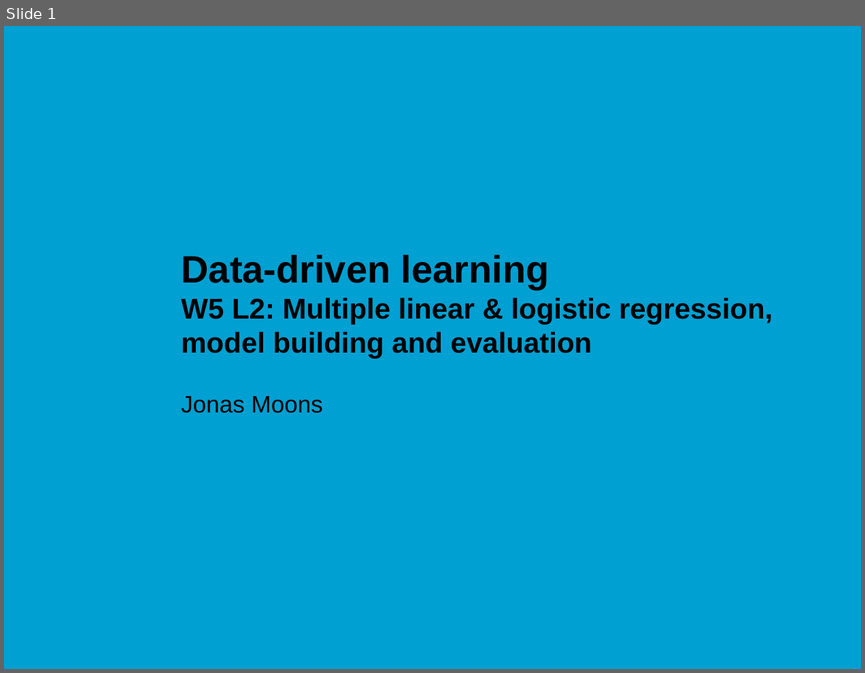
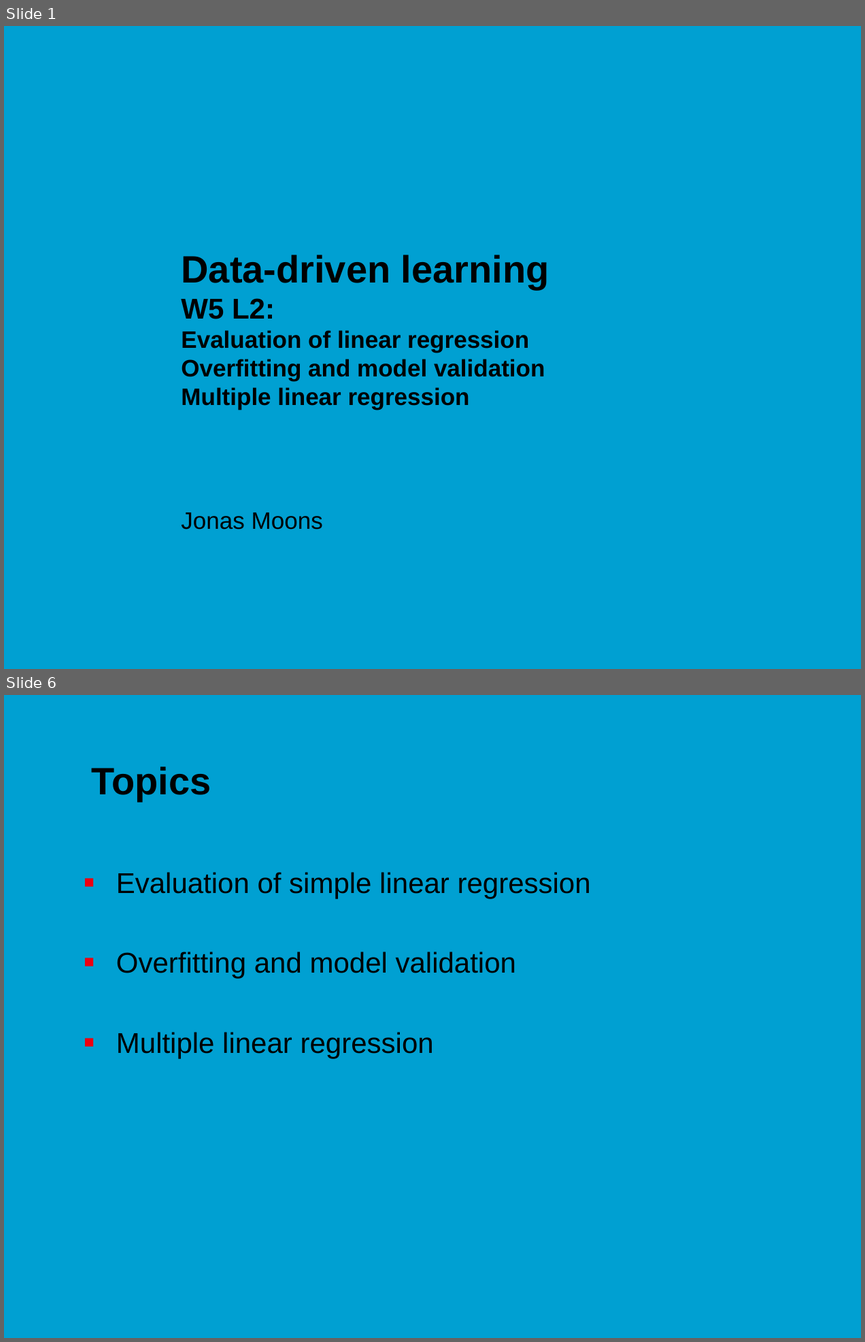
Before and after one commit to jonasmoons/data-driven-learning, a slide deck: slides/ddl-w5l2.pptx. Shown one above the other, each under a label of ours: slide 1 before the commit, slides 1 and 6 after it; the slides between them are not shown. The pictures are 865x673 and 865x1342 pixels, drawn with LibreOffice and Linux fonts; fonts in the diff are those of the drawing; background and template pictures are left out. Boxes give left, top, right and bottom in pixels: in the first picture for what was removed or moved away, otherwise in the second. Text is boxed around its words. In the diff, an @@ line names an element or a change of style, - is before the commit and + after.

```diff
--- a/slides/ddl-w5l2.pptx
+++ b/slides/ddl-w5l2.pptx
@@ slide 6 added at <box>4,695,861,1338</box>, background picture (left out) @@
@@ title added at <box>91,766,211,802</box>, 32 pt, text #000000, bold @@
+Topics
@@ text added at <box>116,872,591,1058</box>, 24 pt, text #000000 @@
+■ Evaluation of simple linear regression
+■ Overfitting and model validation
+■ Multiple linear regression
@@ slide 1 changed as well @@
@@ title at <box>181,254,549,410</box>: text changed; size 24 to 20 pt @@
-Data-driven learning
-W5 L2: Multiple linear & logistic regression, model building and evaluation
+Data-driven learning
+W5 L2:
+Evaluation of linear regression
+Overfitting and model validation
+Multiple linear regression
@@ subtitle "Jonas Moons": place and size @@
-subtitle "Jonas Moons" at <box>181,396,323,413</box>
+subtitle "Jonas Moons" at <box>181,512,323,529</box>
```
Also in this commit, not shown: 8 other slides added, 4 other files.
